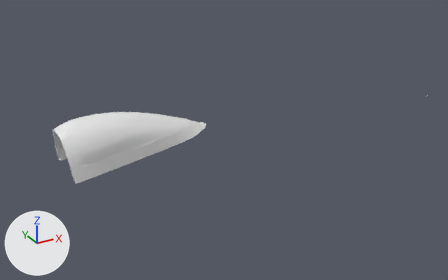
The Blender file Resources/WIP/canopy-6.blend, before and after one commit.
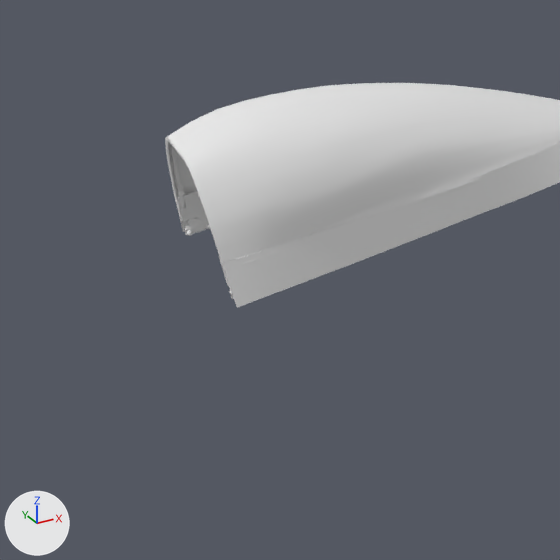
Each version is shown whole from a camera (50 mm lens) standing at (1.39, -6.91, 3.67) and looking at (5.25, 0.1, 0.16), then close up on the part from 0% to 40% of the width and 31% to 95% of the height. Arrows for +X, +Y and +Z are at lower left; the lights stay in place.

Names of what the first close-up shows: 'canopy', 'canopyLowerSkin'.
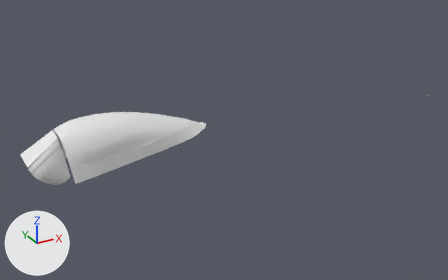
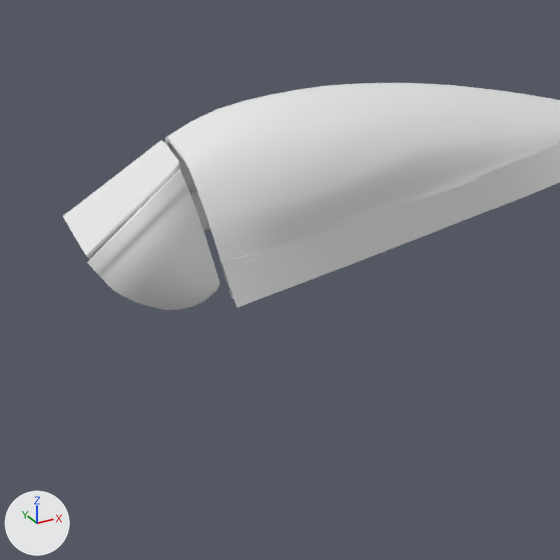
What differs and where, as boxes [x1, y1, x2, y2] in the close-ups (560 x 560 px):
'winshieldLeft', added
    after: [87, 168, 220, 310]
'windshield', added
    after: [63, 141, 180, 259]

The change, as a diff of the scene's bpy script:
```diff
--- a/Resources/WIP/canopy-6.blend.py
+++ b/Resources/WIP/canopy-6.blend.py
@@ mat_amoredglass_001 @@
+mat_amoredglass_001 = diffuse_material('amoredGlass.001')
+mat_amoredglass_001.base_color = (0.8, 0.8, 0.8)  # white #e7e7e7
@@ mat_glass_000 @@
+mat_glass_000 = diffuse_material('glass.000')
+mat_glass_000.base_color = (0.8, 0.8, 0.8)  # white #e7e7e7
@@ me_cylinder_030 @@
+me_cylinder_030.from_pydata(...)  # 37 vertices, 26 faces; spans x -0.07..0.226, y -0.194..0.193, z -0.078..0.321
+me_cylinder_030.materials.append(mat_amoredglass_001)  # white #e7e7e7
@@ me_cube_000 @@
+me_cube_000.from_pydata(...)  # 69 vertices, 62 faces; spans x -1.13..0.98, y -0.37..0.66, z -0.84..0.81
+me_cube_000.polygons.foreach_set('use_smooth', [True] * 62)
+me_cube_000.materials.append(mat_glass_000)  # white #e7e7e7
@@ me_cube_025 @@
+me_cube_025.from_pydata(...)  # 68 vertices, 63 faces; spans x -1.08..0.99, y -0.62..0.37, z -0.87..0.77
+me_cube_025.polygons.foreach_set('use_smooth', [True] * 63)
+me_cube_025.materials.append(mat_glass_000)  # white #e7e7e7
@@ ob_windshield @@
+ob_windshield = bpy.data.objects.new('windshield', me_cylinder_030)
+ob_windshield.location = (2.83, -0.001, 0.705)
+ob_windshield.rotation_euler = (3.142, 1.571, 0.0)  # degrees (180, 90, 0)
@@ ob_winshieldright @@
+ob_winshieldright = bpy.data.objects.new('winshieldRight', me_cube_000)
+ob_winshieldright.location = (2.794, 0.285, 0.475)
+ob_winshieldright.rotation_euler = (0.0, 0.587, -3.142)  # degrees (0, 34, -180)
+ob_winshieldright.scale = (0.228, 0.228, 0.228)
@@ ob_winshieldleft @@
+ob_winshieldleft = bpy.data.objects.new('winshieldLeft', me_cube_025)
+ob_winshieldleft.location = (2.787, -0.283, 0.478)
+ob_winshieldleft.rotation_euler = (0.0, 0.587, -3.142)  # degrees (0, 34, -180)
+ob_winshieldleft.scale = (0.228, 0.228, 0.228)
```
